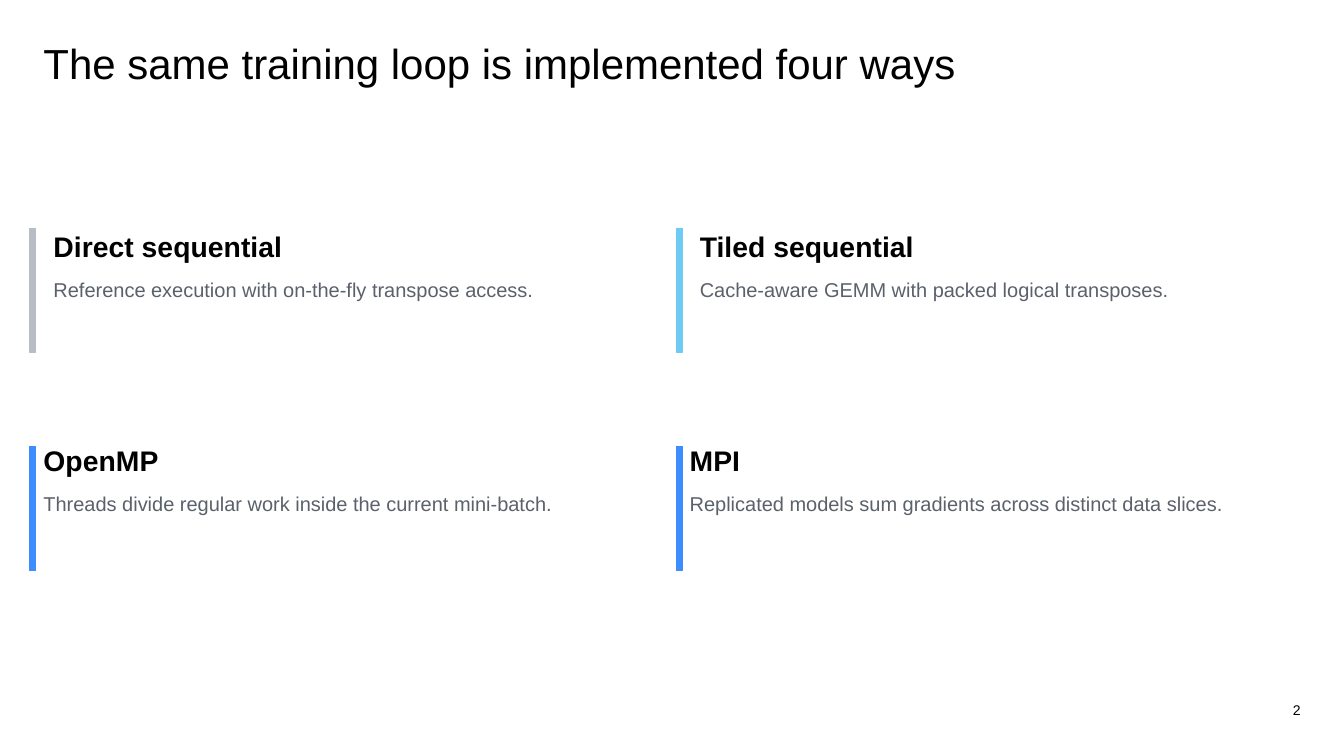
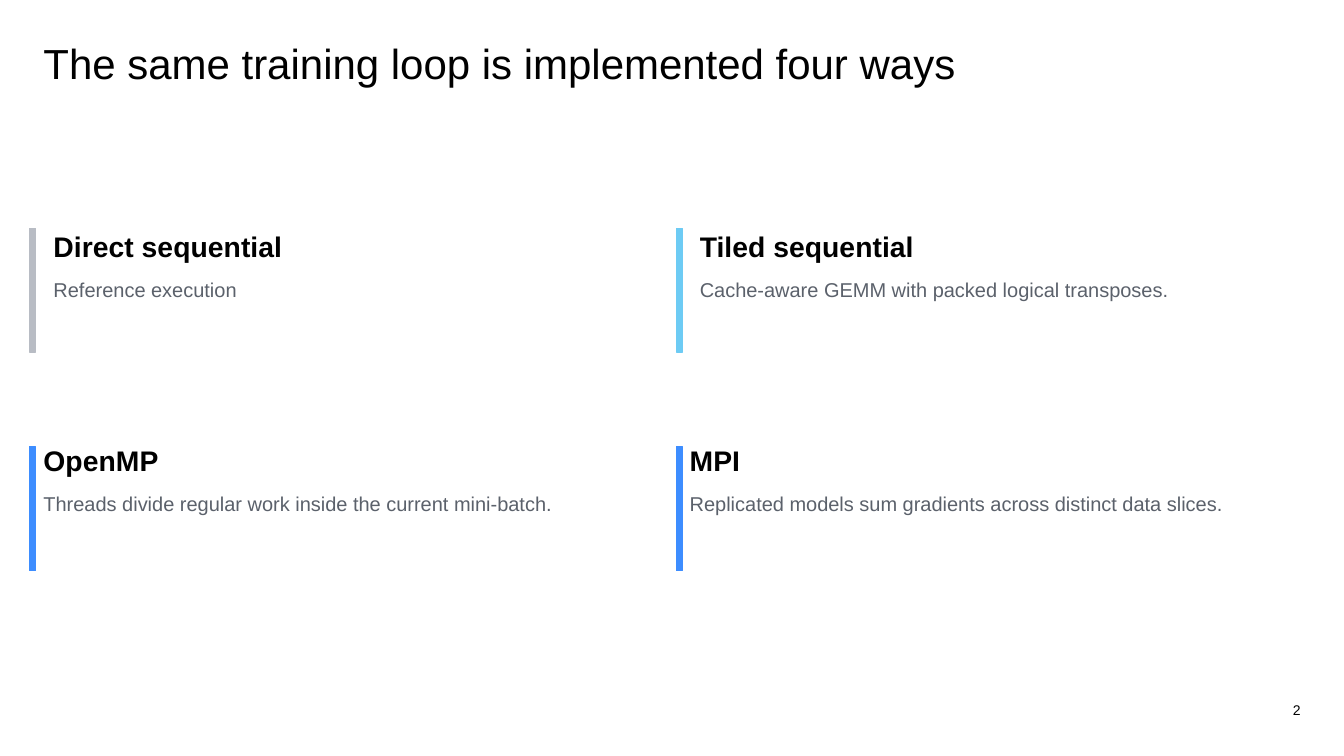
Before and after one commit to SSorbo/PARCO-Computing-2026-242920, a slide deck: slide 2 of Parallel_Feedforward_Network_Presentation.pptx. Drawn at 1344x756 pixels with LibreOffice and Linux fonts; fonts in the diff are those of the drawing. Boxes give left, top, right and bottom in pixels: in the first picture for what was removed or moved away, otherwise in the second. Text is boxed around its words. In the diff, an @@ line names an element or a change of style, - is before the commit and + after.

```diff
--- a/Parallel_Feedforward_Network_Presentation.pptx
+++ b/Parallel_Feedforward_Network_Presentation.pptx
@@ text at bbox=[53, 282, 237, 297]: text changed @@
-Reference execution with on-the-fly transpose access.
+Reference execution
```
Also in this commit, not shown: 1 other slide changed, 1 slide added.
